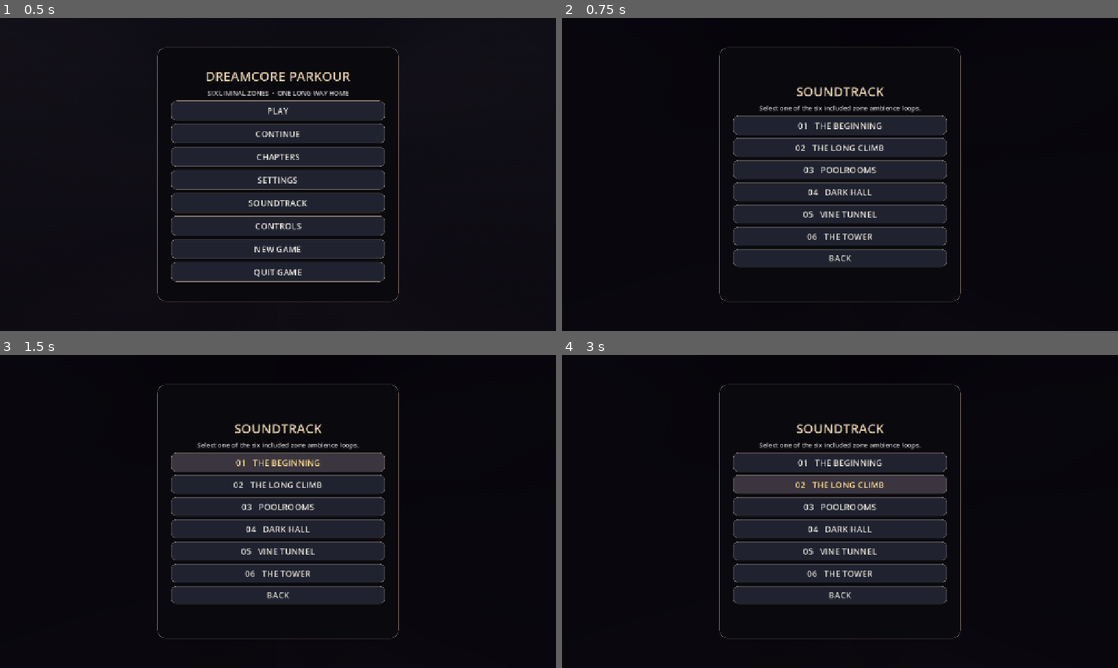
Above: before the commit, frames 1-4 (two rows, left to right).
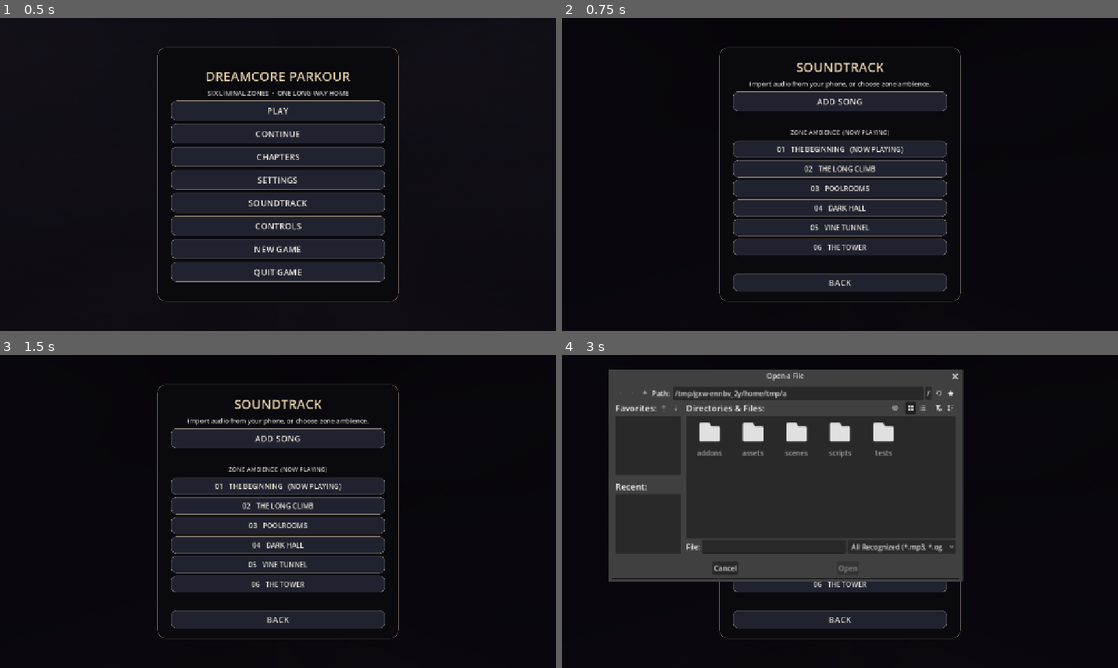
Above: after the commit, the same moments.

Repository: ayushbroo276/darkfantasygame
Game: Godot game, scene res://scenes/main.tscn
The game is run twice, just before and just after one commit, with the same random seed, the same clock (stepped at 60 frames per second) and the same inputs.
Inputs (mouse positions are in pixels of both pictures, inside the frame that each line leads up to):
- Up to frame 1 (0.5 s): no input
- Up to frame 2 (0.75 s): click "SOUNDTRACK" at 0.5 s
- Up to frame 3 (1.5 s): click (278, 461) at 1.25 s, where only the run before the commit has a clickable "01 THE BEGINNING"
- Up to frame 4 (3 s): click (840, 439) at 2 s, where only the run after the commit has a clickable "ADD SONG"; click "02 THE LONG CLIMB" at 2.75 s

Frame 1 is identical in both runs. In frame 2, 14% of the frame differs, in the area x 30-70%, y 14-88%; in frame 3, 14%; in frame 4, 38%, in the area x 8-73%, y 4-88%.

Commit message:
Fix Android music import and texture mapping
Co-authored-by: Copilot <223556219+Copilot@users.noreply.github.com>

Diff:
--- a/godot_project/project.godot
+++ b/godot_project/project.godot
@@ -37,3 +37,7 @@
 renderer/rendering_method.mobile="gl_compatibility"
 textures/vram_compression/import_etc2_astc=true
 environment/defaults/default_clear_color=Color(0.035, 0.025, 0.055, 1)
+
+[editor_plugins]
+
+enabled=PackedStringArray("res://addons/audio_picker/plugin.cfg")
--- a/godot_project/scripts/game.gd
+++ b/godot_project/scripts/game.gd
@@ -5,6 +5,7 @@
 
 const SAVE_PATH := "user://progress.json"
 const SETTINGS_PATH := "user://settings.cfg"
+const MUSIC_LIBRARY_PATH := "user://music"
 const STREAM_BACK := 3
 const STREAM_FORWARD := 22
 const SECTION_NAMES := ["INTRODUCTION", "FLOATING STAIRS", "MOVING CROSSING", "WALL-RUN GALLERY", "TIMED HALL", "HIDDEN PASSAGE", "FINAL ASCENT"]
@@ -22,6 +23,7 @@
 var saved_current_zone := 1
 var progress_path := SAVE_PATH
 var settings_path := SETTINGS_PATH
+var music_library_path := MUSIC_LIBRARY_PATH
 var unlocked_zones: Array[int] = [1]
 var checkpoint_by_zone: Dictionary = {}
 var best_times: Dictionary = {}
@@ -44,8 +46,13 @@
 var checkpoint_notice_time := 0.0
 var tutorial_notice_time := 0.0
 var selected_ambience := 1
+var selected_music_path := ""
+var selected_music_name := ""
+var custom_music_tracks: Array[Dictionary] = []
 var ambience_player: AudioStreamPlayer
 var sfx_player: AudioStreamPlayer
+var audio_picker
+var music_file_dialog: FileDialog
 var screens: Dictionary = {}
 var ui_root: Control
 var hud: Control
@@ -64,6 +71,8 @@
 var current_zone_config: Dictionary
 var completion_next_button: Button
 var completion_description_label: Label
+var soundtrack_tracks_container: VBoxContainer
+var soundtrack_status_label: Label
 
 
 func _ready() -> void:
@@ -75,6 +84,7 @@
 	_create_player()
 	_create_audio()
 	_create_interface()
+	_connect_android_audio_picker()
 	get_viewport().size_changed.connect(_apply_safe_area)
 	_apply_safe_area()
 	_set_screen("title")
@@ -154,12 +164,30 @@
 	if sfx != null:
 		sfx_player.stream = sfx
 	add_child(sfx_player)
+	music_file_dialog = FileDialog.new()
+	music_file_dialog.title = "Choose a song"
+	music_file_dialog.file_mode = FileDialog.FILE_MODE_OPEN_FILE
+	music_file_dialog.access = FileDialog.ACCESS_FILESYSTEM
+	music_file_dialog.add_filter("*.mp3", "MP3 audio")
+	music_file_dialog.add_filter("*.ogg", "Ogg Vorbis audio")
+	music_file_dialog.add_filter("*.wav", "WAV audio")
+	music_file_dialog.file_selected.connect(_on_desktop_audio_selected)
+	add_child(music_file_dialog)
+
+
+func _connect_android_audio_picker() -> void:
+	if not is_mobile or not Engine.has_singleton("AudioPicker"):
+		return
+	audio_picker = Engine.get_singleton("AudioPicker")
+	audio_picker.audio_selected.connect(_on_android_audio_selected)
+	audio_picker.audio_picker_cancelled.connect(_on_audio_picker_cancelled)
+	audio_picker.audio_picker_error.connect(_on_audio_picker_error)
 
 
 func _input(event: InputEvent) -> void:
 	if (event.is_action_pressed("pause") or event.is_action_pressed("ui_cancel")) and not event.is_echo():
 		if gameplay_active:
-			if active_screen == "settings":
+			if active_screen == "settings" or active_screen == "soundtrack":
 				_set_screen(previous_screen)
 			elif game_paused:
 				_set_paused(false)
@@ -312,13 +340,18 @@
 	environment.fog_density = 0.0065 if str(settings["graphics"]) == "low" else 0.008
 	environment.ambient_light_color = config["wall_color"].lightened(0.18)
 	platform_material = _make_material(config["platform"], config["folder"], config["platform_color"])
-	wall_material = _make_material(config["wall"], config["folder"], config["wall_color"])
-	floor_material = _make_material(config["floor"], config["folder"], config["floor_color"])
-
-
-func _make_material(texture_name: String, folder: String, fallback: Color) -> StandardMaterial3D:
+	wall_material = _make_material(config["wall"], config["folder"], config["wall_color"], true)
+	floor_material = _make_material(config["floor"], config["folder"], config["floor_color"], true)
+
+
+func _make_material(texture_name: String, folder: String, fallback: Color, world_triplanar := false) -> StandardMaterial3D:
 	var material := StandardMaterial3D.new()
 	material.albedo_color = fallback
+	material.texture_repeat = true
+	if world_triplanar:
+		material.uv1_triplanar = true
+		material.uv1_world_triplanar = true
+		material.uv1_scale = Vector3(0.28, 0.28, 0.28)
 	var texture_path := "res://assets/%s/%s.png" % [folder, texture_name]
 	var texture := load(texture_path) as Texture2D
 	if texture != null:
@@ -326,6 +359,14 @@
 		material.albedo_color = Color.WHITE
 	material.roughness = 0.92
 	return material
+
+
+func _box_material(source: Material) -> Material:
+	if source is StandardMaterial3D and not source.uv1_triplanar:
+		var tiled := source.duplicate() as StandardMaterial3D
+		tiled.uv1_scale = Vector3(3.0, 2.0, 1.0)
+		return tiled
+	return source
 
 
 func _create_zone_shell() -> void:
@@ -477,7 +518,7 @@
 	var mesh := BoxMesh.new()
 	mesh.size = dimensions
 	mesh_instance.mesh = mesh
-	mesh_instance.material_override = material
+	mesh_instance.material_override = _box_material(material)
 	body.add_child(mesh_instance)
 	parent.add_child(body)
 	return body
@@ -488,7 +529,7 @@
 	var mesh := BoxMesh.new()
 	mesh.size = dimensions
 	instance.mesh = mesh
-	instance.material_override = material
+	instance.material_override = _box_material(material)
 	instance.position = position
 	parent.add_child(instance)
 	return instance
@@ -529,7 +570,7 @@
 	var mesh_instance := body.get_child(1) as MeshInstance3D
 	if kind == "normal":
 		var tint := Color.from_hsv(fposmod(index * 0.052, 1.0), 0.14, 0.96)
-		var tinted := platform_material.duplicate() as StandardMaterial3D
+		var tinted := (mesh_instance.material_override as StandardMaterial3D).duplicate() as StandardMaterial3D
 		tinted.albedo_color = tint if tinted.albedo_texture == null else Color.WHITE
 		mesh_instance.material_override = tinted
 	if index % ZoneData.CHECKPOINT_SPACING == ZoneData.CHECKPOINT_SPACING - 1:
@@ -753,20 +794,54 @@
 
 
 func _start_ambience() -> void:
-	if not gameplay_active:
-		return
-	var track := selected_ambience
-	if track < 1 or track > 6:
-		track = current_zone
-	var path := "res://assets/audio/zone%d_ambient.wav" % track
-	var stream := load(path) as AudioStream
+	_start_music()
+
+
+func _start_music(preview := false) -> void:
+	if not gameplay_active and not preview:
+		return
+	var stream: AudioStream
+	if not selected_music_path.is_empty():
+		if FileAccess.file_exists(selected_music_path):
+			stream = _load_custom_music_stream(selected_music_path)
+		if stream == null:
+			push_warning("The selected song could not be opened: %s" % selected_music_path)
+			selected_music_path = ""
+			selected_music_name = ""
+			_save_settings()
 	if stream == null:
-		push_warning("Zone ambience is missing: %s" % path)
+		var track := selected_ambience
+		if track < 1 or track > 6:
+			track = current_zone
+		var path := "res://assets/audio/zone%d_ambient.wav" % track
+		stream = load(path) as AudioStream
+	if stream == null:
+		push_warning("The selected music and zone ambience could not be loaded.")
 		return
 	ambience_player.stop()
 	ambience_player.stream = stream
 	ambience_player.volume_db = linear_to_db(maxf(0.001, float(settings["music_volume"])))
 	ambience_player.play()
+
+
+func _load_custom_music_stream(path: String) -> AudioStream:
+	var stream: AudioStream
+	match path.get_extension().to_lower():
+		"mp3":
+			stream = AudioStreamMP3.load_from_file(path)
+		"ogg":
+			stream = AudioStreamOggVorbis.load_from_file(path)
+		"wav":
+			stream = AudioStreamWAV.load_from_file(path)
+		_:
+			return null
+	if stream is AudioStreamMP3:
+		(stream as AudioStreamMP3).loop = true
+	elif stream is AudioStreamOggVorbis:
+		(stream as AudioStreamOggVorbis).loop = true
+	elif stream is AudioStreamWAV:
+		(stream as AudioStreamWAV).loop_mode = AudioStreamWAV.LOOP_FORWARD
+	return stream
 
 
 func _on_ambience_finished() -> void:
@@ -853,6 +928,21 @@
 	settings["mouse_sensitivity"] = clampf(float(config.get_value("controls", "mouse_sensitivity", 0.0025)), 0.001, 0.006)
 	settings["graphics"] = str(config.get_value("video", "graphics", "low"))
 	settings["show_fps"] = bool(config.get_value("video", "show_fps", false))
+	selected_music_path = str(config.get_value("audio", "selected_music_path", ""))
+	selected_music_name = str(config.get_value("audio", "selected_music_name", ""))
+	var saved_tracks: Variant = config.get_value("audio", "custom_music_tracks", [])
+	if saved_tracks is Array:
+		for track in saved_tracks:
+			if not track is Dictionary:
+				continue
+			var path := str(track.get("path", ""))
+			var name := str(track.get("name", ""))
+			if path.is_empty() or name.is_empty() or not FileAccess.file_exists(path):
+				continue
+			custom_music_tracks.append({"path": path, "name": name})
+	if not selected_music_path.is_empty() and not FileAccess.file_exists(selected_music_path):
+		selected_music_path = ""
+		selected_music_name = ""
 
 
 func _save_settings() -> void:
@@ -862,6 +952,9 @@
 	config.set_value("controls", "mouse_sensitivity", settings["mouse_sensitivity"])
 	config.set_value("video", "graphics", settings["graphics"])
 	config.set_value("video", "show_fps", settings["show_fps"])
+	config.set_value("audio", "custom_music_tracks", custom_music_tracks)
+	config.set_value("audio", "selected_music_path", selected_music_path)
+	config.set_value("audio", "selected_music_name", selected_music_name)
 	var result := config.save(settings_path)
 	if result != OK:
 		push_warning("Could not save settings: %s" % error_string(result))
@@ -1062,6 +1155,8 @@
 	music.value = float(settings["music_volume"])
 	content.add_child(music)
 	music.value_changed.connect(_set_music_volume)
+	var music_library := _make_button(content, "CHOOSE MUSIC", Vector2(360.0, 42.0))
+	music_library.pressed.connect(func(): _set_screen("soundtrack"))
 	_make_label(content, "SOUND EFFECTS", 16)
 	var sfx := HSlider.new()
 	sfx.min_value = 0.0
@@ -1137,23 +1232,158 @@
 
 
 func _create_soundtrack_screen() -> void:
-	var screen := _new_screen("soundtrack", "SOUNDTRACK", "Select one of the six included zone ambience loops.")
+	var screen := _new_screen("soundtrack", "SOUNDTRACK", "Import audio from your phone, or choose zone ambience.")
 	screens["soundtrack"] = screen["root"]
 	var content: VBoxContainer = screen["content"]
+	var add_song := _make_button(content, "ADD SONG FROM PHONE" if is_mobile else "ADD SONG", Vector2(380.0, 46.0))
+	add_song.pressed.connect(_open_music_picker)
+	soundtrack_status_label = _make_label(content, "", 14)
+	var scroll := ScrollContainer.new()
+	scroll.custom_minimum_size = Vector2(380.0, 210.0)
+	scroll.size_flags_vertical = Control.SIZE_EXPAND_FILL
+	content.add_child(scroll)
+	soundtrack_tracks_container = VBoxContainer.new()
+	soundtrack_tracks_container.size_flags_horizontal = Control.SIZE_EXPAND_FILL
+	soundtrack_tracks_container.add_theme_constant_override("separation", 5)
+	scroll.add_child(soundtrack_tracks_container)
+	var back := _make_button(content, "BACK", Vector2(360.0, 42.0))
+	back.pressed.connect(func(): _set_screen(previous_screen))
+	_refresh_soundtrack_options()
+
+
+func _select_ambience(track: int) -> void:
+	selected_music_path = ""
+	selected_music_name = ""
+	selected_ambience = track
+	_save_progress()
+	_save_settings()
+	_start_music(true)
+	_refresh_soundtrack_options()
+
+
+func _open_music_picker() -> void:
+	soundtrack_status_label.text = ""
+	if is_mobile:
+		if audio_picker == null:
+			_set_music_picker_status("The Android song picker is unavailable in this build.")
+			return
+		audio_picker.openAudioPicker()
+		_set_music_picker_status("Choose an MP3, OGG, or WAV from your phone.")
+		return
+	music_file_dialog.popup_centered_ratio(0.82)
+
+
+func _on_audio_picker_cancelled() -> void:
+	_set_music_picker_status("No song selected.")
+
+
+func _on_audio_picker_error(message: String) -> void:
+	_set_music_picker_status(message)
+	push_warning("Audio picker: %s" % message)
+
+
+func _on_android_audio_selected(path: String, display_name: String) -> void:
+	_register_custom_music(path, display_name)
+
+
+func _on_desktop_audio_selected(source_path: String) -> void:
+	var extension := source_path.get_extension().to_lower()
+	if extension not in ["mp3", "ogg", "wav"]:
+		_set_music_picker_status("Choose an MP3, OGG, or WAV audio file.")
+		return
+	var directory_path := ProjectSettings.globalize_path(music_library_path)
+	var make_directory_result := DirAccess.make_dir_recursive_absolute(directory_path)
+	if make_directory_result != OK:
+		_set_music_picker_status("Could not create the music library: %s" % error_string(make_directory_result))
+		return
+	var display_name := source_path.get_file()
+	var destination_path := music_library_path.path_join("%d-%s" % [Time.get_ticks_usec(), display_name.validate_filename()])
+	var source_absolute_path := ProjectSettings.globalize_path(source_path) if source_path.begins_with("res://") or source_path.begins_with("user://") else source_path
+	var destination_absolute_path := ProjectSettings.globalize_path(destination_path)
+	var copy_result := DirAccess.copy_absolute(source_absolute_path, destination_absolute_path)
+	if copy_result != OK:
+		_set_music_picker_status("Could not copy the song: %s" % error_string(copy_result))
+		return
+	_register_custom_music(destination_absolute_path, display_name)
+
+
+func _register_custom_music(path: String, display_name: String) -> void:
+	if not FileAccess.file_exists(path):
+		_set_music_picker_status("The selected audio file could not be found.")
+		return
+	if path.get_extension().to_lower() not in ["mp3", "ogg", "wav"]:
+		_set_music_picker_status("Choose an MP3, OGG, or WAV audio file.")
+		return
+	var stream := _load_custom_music_stream(path)
+	if stream == null:
+		_set_music_picker_status("This audio file could not be decoded. Choose an MP3, OGG, or WAV file.")
+		return
+	var track_name := display_name.get_basename().strip_edges()
+	if track_name.is_empty():
+		track_name = "Imported song"
+	var found := false
+	for index in range(custom_music_tracks.size()):
+		if str(custom_music_tracks[index]["path"]) == path:
+			custom_music_tracks[index]["name"] = track_name
+			found = true
+			break
+	if not found:
+		custom_music_tracks.append({"path": path, "name": track_name})
+	selected_music_path = path
+	selected_music_name = track_name
+	_save_settings()
+	_start_music(true)
+	_set_music_picker_status("Now playing: %s" % track_name)
+	_refresh_soundtrack_options()
+
+
+func _refresh_soundtrack_options() -> void:
+	if not is_instance_valid(soundtrack_tracks_container):
+		return
+	for child in soundtrack_tracks_container.get_children():
+		soundtrack_tracks_container.remove_child(child)
+		child.free()
+	var selected_label := "  (NOW PLAYING)" if selected_music_path.is_empty() else ""
+	var ambience_heading := _make_label(soundtrack_tracks_container, "ZONE AMBIENCE%s" % selected_label, 14)
+	ambience_heading.custom_minimum_size.y = 28.0
 	for index in range(ZoneData.ZONES.size()):
 		var track := index + 1
 		var label := "%02d   %s" % [track, str(ZoneData.zone(track)["name"]).to_upper()]
-		var button := _make_button(content, label, Vector2(380.0, 44.0))
+		if selected_music_path.is_empty() and selected_ambience == track:
+			label += "   (NOW PLAYING)"
+		var button := _make_button(soundtrack_tracks_container, label, Vector2(380.0, 40.0), 16)
 		button.pressed.connect(_select_ambience.bind(track))
-	var back := _make_button(content, "BACK", Vector2(360.0, 42.0))
-	back.pressed.connect(func(): _set_screen("title"))
-
-
-func _select_ambience(track: int) -> void:
-	selected_ambience = track
-	_save_progress()
-	if gameplay_active and not game_paused:
-		_start_ambience()
+	if not custom_music_tracks.is_empty():
+		var library_heading := _make_label(soundtrack_tracks_container, "YOUR SONGS", 14)
+		library_heading.custom_minimum_size.y = 28.0
+	for track in custom_music_tracks:
+		var path := str(track["path"])
+		var label := str(track["name"])
+		if selected_music_path == path:
+			label += "   (NOW PLAYING)"
+		var button := _make_button(soundtrack_tracks_container, label, Vector2(380.0, 40.0), 16)
+		button.pressed.connect(_select_custom_music.bind(path, str(track["name"])))
+
+
+func _select_custom_music(path: String, track_name: String) -> void:
+	if not FileAccess.file_exists(path):
+		_set_music_picker_status("This song is no longer available. Add it from your phone again.")
+		return
+	var stream := _load_custom_music_stream(path)
+	if stream == null:
+		_set_music_picker_status("This audio file could not be decoded.")
+		return
+	selected_music_path = path
+	selected_music_name = track_name
+	_save_settings()
+	_start_music(true)
+	_set_music_picker_status("Now playing: %s" % track_name)
+	_refresh_soundtrack_options()
+
+
+func _set_music_picker_status(message: String) -> void:
+	if is_instance_valid(soundtrack_status_label):
+		soundtrack_status_label.text = message
 
 
 func _create_controls_screen() -> void:
--- a/godot_project/tests/smoke_test.gd
+++ b/godot_project/tests/smoke_test.gd
@@ -30,6 +30,12 @@
 	var screens: Dictionary = game.get("screens")
 	for screen_name in ["title", "chapters", "new_game", "settings", "soundtrack", "controls", "pause", "complete"]:
 		_expect(screens.has(screen_name), "%s screen is present" % screen_name)
+	_expect(ProjectSettings.get_setting("rendering/textures/vram_compression/import_etc2_astc"), "Android ETC2/ASTC texture import is enabled")
+	for zone_number in range(1, ZoneData.ZONES.size() + 1):
+		var zone: Dictionary = ZoneData.zone(zone_number)
+		for texture_key in ["wall", "floor", "platform", "ceiling"]:
+			var texture_path := "res://assets/%s/%s.png" % [zone["folder"], zone[texture_key]]
+			_expect(ResourceLoader.exists(texture_path), "zone %d %s texture is present" % [zone_number, texture_key])
 
 	game.call("_set_screen", "chapters")
 	_expect(game.get("active_screen") == "chapters" and screens["chapters"].visible, "chapter menu opens")
@@ -51,6 +57,11 @@
 	var player := game.get("player") as CharacterBody3D
 	_expect(game.get("gameplay_active") and game.get("current_zone") == 1, "zone 1 starts")
 	_expect(game.get("platforms").size() >= 20, "nearby course platforms stream in")
+	var wall_material := game.get("wall_material") as StandardMaterial3D
+	_expect(wall_material.albedo_texture != null and wall_material.uv1_triplanar and wall_material.uv1_world_triplanar, "wall textures use world-scaled triplanar mapping")
+	var first_platform_material := (game.get("platforms") as Dictionary)[0]["body"].get_child(1).material_override as StandardMaterial3D
+	_expect(first_platform_material.uv1_scale.is_equal_approx(Vector3(3.0, 2.0, 1.0)), "bridge and platform textures fill each box face correctly")
+	_expect(first_platform_material.texture_repeat, "bridge and platform textures repeat without stretching")
 
 	var starting_z := player.global_position.z
 	Input.action_press("move_forward")
@@ -183,7 +194,18 @@
 	await process_frame
 	_expect(game.get("gameplay_active") and game.get("current_zone") == 2, "completion menu advances to the next chapter")
 
+	game.set("music_library_path", "user://smoke_test_music")
+	var sample_song_path := ProjectSettings.globalize_path("res://assets/audio/game_sfx.wav")
+	game.call("_on_desktop_audio_selected", sample_song_path)
+	var custom_tracks: Array = game.get("custom_music_tracks")
+	_expect(custom_tracks.size() == 1, "custom audio is added to the soundtrack library")
+	_expect(game.get("selected_music_path") == custom_tracks[0]["path"], "imported audio is selected and persisted")
+	_expect(FileAccess.file_exists(str(custom_tracks[0]["path"])), "imported audio is copied into the app music library")
+	var ambience_player := game.get("ambience_player") as AudioStreamPlayer
+	_expect(ambience_player.stream is AudioStreamWAV, "imported WAV is loaded into the music player")
+	_expect(ambience_player.playing, "selected WAV audio plays as a loop (playing=%s)" % ambience_player.playing)
 	game.call("_select_ambience", 3)
+	_expect(str(game.get("selected_music_path")).is_empty(), "switching to zone ambience clears the custom song")
 	_expect(game.get("selected_ambience") == 3, "soundtrack selection persists")
 	var all_unlocked: Array = game.get("unlocked_zones")
 	for zone_number in range(3, 7):
@@ -196,6 +218,11 @@
 	game.call("_return_to_title")
 	game.queue_free()
 	await process_frame
+	var test_music_directory := ProjectSettings.globalize_path("user://smoke_test_music")
+	if DirAccess.dir_exists_absolute(test_music_directory):
+		for music_file in DirAccess.get_files_at(test_music_directory):
+			DirAccess.remove_absolute(test_music_directory.path_join(music_file))
+		DirAccess.remove_absolute(test_music_directory)
 	for path in ["user://smoke_test_progress.json", "user://smoke_test_settings.cfg"]:
 		if FileAccess.file_exists(path):
 			DirAccess.remove_absolute(ProjectSettings.globalize_path(path))
Not shown, added: godot_project/addons/audio_picker/AndroidManifest.xml
Not shown, added: godot_project/addons/audio_picker/plugin.cfg
Not shown, added: godot_project/addons/audio_picker/plugin.gd
Not shown, changed: godot_project/export_presets.cfg
Not shown, added: godot_project/addons/audio_picker/audio_picker.aar
Not shown, added: godot_project/addons/audio_picker/build_plugin.ps1
Not shown, added: godot_project/addons/audio_picker/src/main/java/com/dreamcoreparkour/audiopicker/AudioPickerPlugin.java
